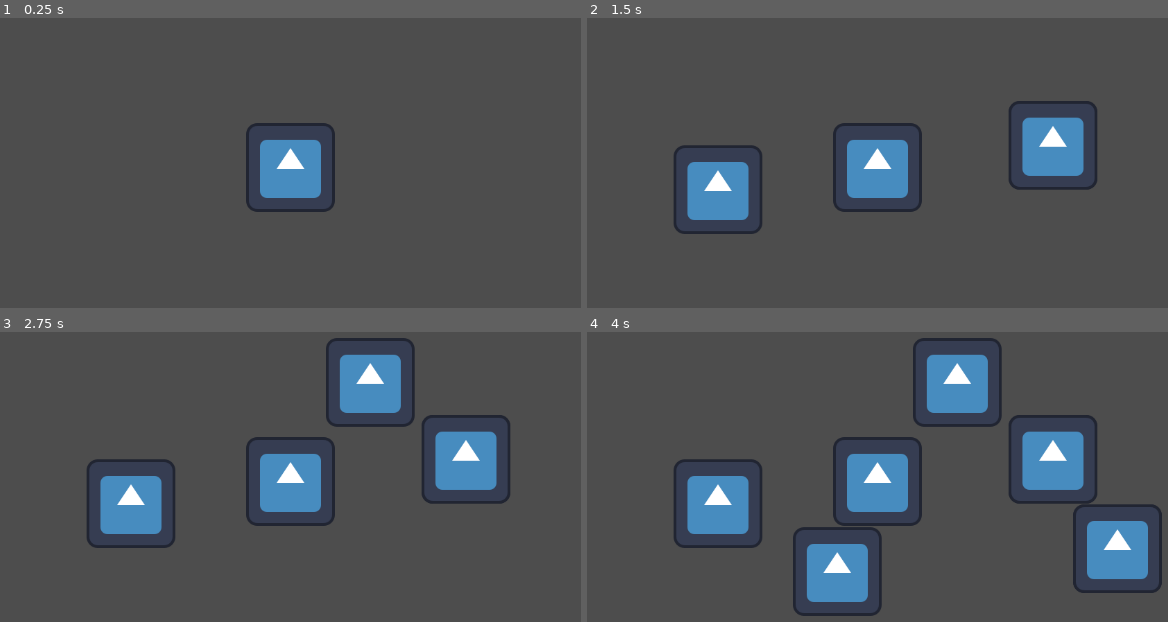
Above: before the commit, frames 1-4 (two rows, left to right).
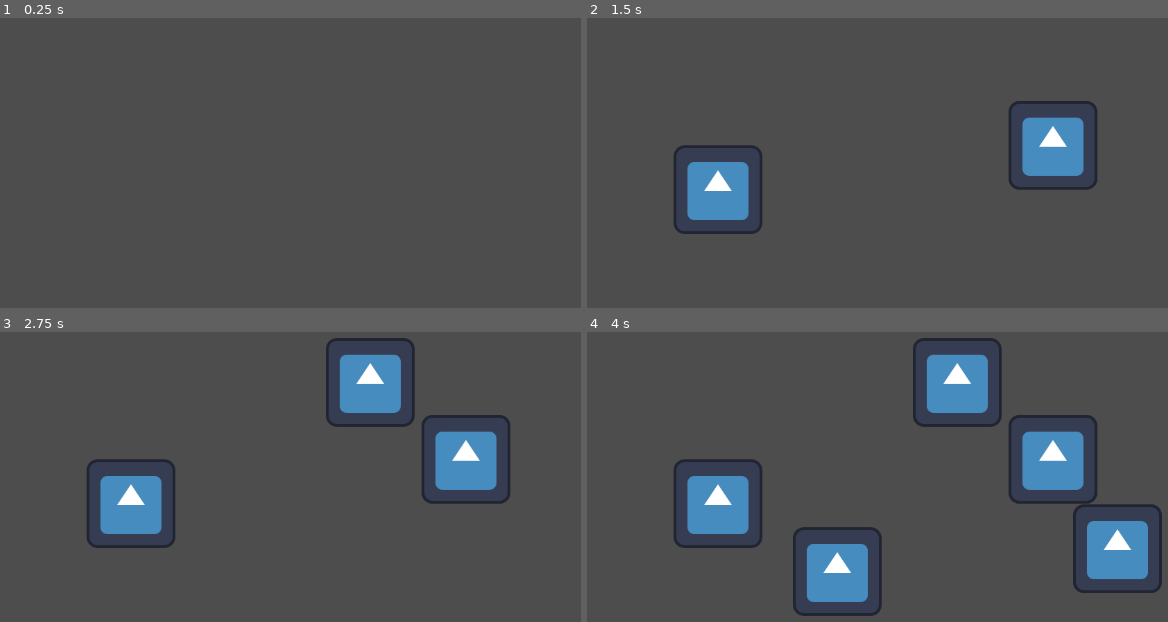
Above: after the commit, the same moments.

Repository: icebear-mc/Genesis
Game: Godot game, scene res://scenes/world.tscn
Same seed, same stepped clock (60 frames per second), same inputs: the game is played once before the commit and once after it. The engine's default icon, where the game draws it, is replaced by a stand-in: a white triangle on a blue panel in a dark square.
Inputs (mouse positions are in pixels of both pictures, inside the frame that each line leads up to):
- Up to frame 1 (0.25 s): no input
- Up to frame 2 (1.5 s): tap Enter (ui_accept) at 0.5, 0.77, 1.25 s; move the mouse to (1051, 145) at 0.52 s; click (1051, 145) at 0.67 s; drag from (714, 189) to (836, 258) at 1.27 s
- Up to frame 3 (2.75 s): tap Enter (ui_accept) at 2 s; move the mouse to (371, 381) at 2.02 s; click (371, 381) at 2.17 s
- Up to frame 4 (4 s): tap Enter (ui_accept) at 2.75, 3.5, 3.77 s; drag from (836, 572) to (639, 413) at 2.77 s; move the mouse to (1115, 549) at 3.52 s; click (1115, 549) at 3.67 s

The runs differ from the first frame. In frame 1, 2.7% of the frame differs, in the area x 42-58%, y 36-67%; in frame 2, 2.7%; in frame 3, 2.7%; in frame 4, 2.7%.

Commit message:
0.1.3a bugfix index
bugfix 0.1.3a

Diff:
--- a/project.godot
+++ b/project.godot
@@ -11,7 +11,7 @@
 [application]
 
 config/name="Genesis"
-config/version="0.1.3"
+config/version="0.1.3a"
 run/main_scene="uid://cxwoig5vohwof"
 config/features=PackedStringArray("4.6", "GL Compatibility")
 config/icon="res://assets/icons/icon.svg"
--- a/scenes/world.tscn
+++ b/scenes/world.tscn
@@ -2,7 +2,6 @@
 
 [ext_resource type="Script" uid="uid://cdocl7iddro7f" path="res://scripts/world.gd" id="1_4wyf3"]
 [ext_resource type="Script" uid="uid://bc322lg8cao7v" path="res://scripts/camera.gd" id="1_nnsk1"]
-[ext_resource type="PackedScene" uid="uid://i1llvpr4t60a" path="res://scenes/factory.tscn" id="2_rwgxs"]
 
 [node name="World" type="Node2D" unique_id=1580335908]
 script = ExtResource("1_4wyf3")
@@ -14,5 +13,3 @@
 position_smoothing_speed = 16.0
 script = ExtResource("1_nnsk1")
 controls = 3
-
-[node name="Factory" parent="." unique_id=1785093742 instance=ExtResource("2_rwgxs")]
